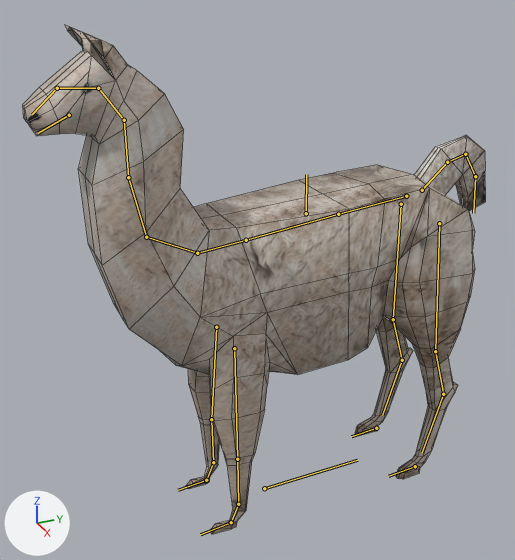
The Blender file temporal/archivos originales/blender/llama_new.blend: old version first, new version second.
Rendered twice from a 50 mm lens placed at (4.74, -2.69, 4.51), pointed at (-0.09, -0.52, 2.09). Lighting does not change. The marker at lower left points along +X, +Y and +Z. The bones that bend it are drawn over the model as lines. Mesh edges are drawn as thin lines.
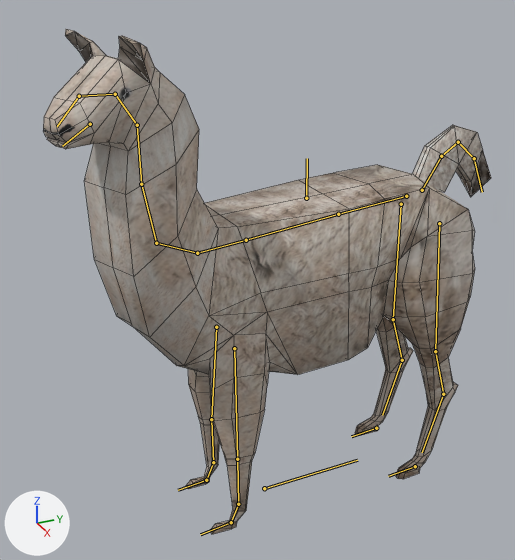
The newer file adds an action. The first version stands in its rest pose; the second is drawn at frame 15 of the action 'Idle_new'.

Changed parts and their boxes [x1, y1, x2, y2] in the pictures (515 x 560 px):
'Cube.000', posed: before [22, 24, 486, 534]; after [43, 29, 491, 534]
bone 'Spine4', root to tip: before (197, 253) to (146, 237); after (197, 253) to (156, 243)
bone 'Tail1', root to tip: before (422, 190) to (447, 162); after (422, 190) to (441, 156)

The change in detail:
Bone 'Spine4' (bone_spine4) turns from (0, 0, 0) to (2, 10, 21) degrees about its own x, y and z.
Bone 'Tail1' (bone_tail1) turns from (0, 0, 0) to (-17, 0, 0) degrees about its own x, y and z.
